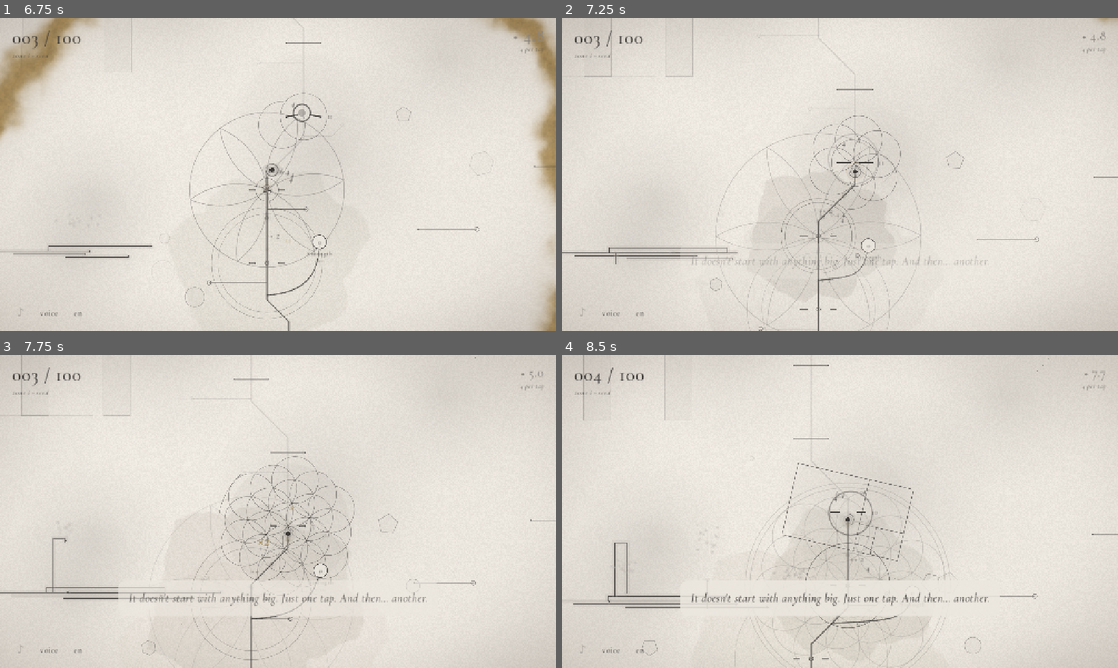
Above: before the commit, frames 1-4 (two rows, left to right).
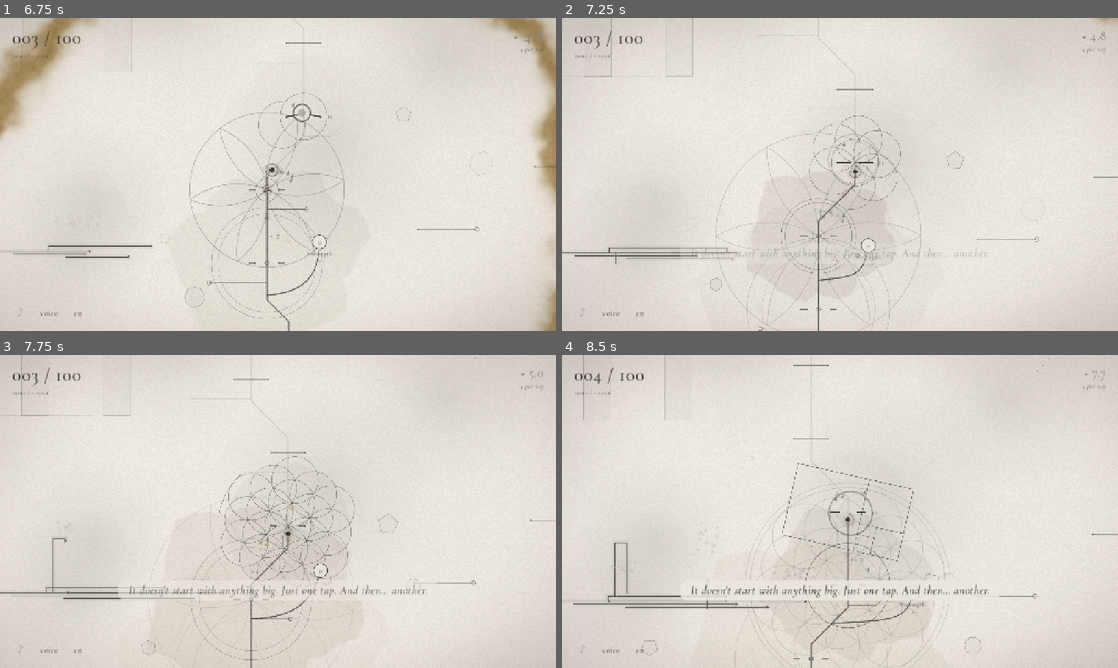
Above: after the commit, the same moments.

Repository: pablopalma/just-tap-repository
Game: Godot game, scene res://tools/trailer.tscn
The game is run twice, just before and just after one commit, with the same random seed, the same clock (stepped at 60 frames per second) and the same inputs. This scene is started directly instead of the project's main scene. Sound files missing from this copy of the repository are replaced by a short silence.
Inputs (mouse positions are in pixels of both pictures, inside the frame that each line leads up to):
- Up to frame 1 (6.75 s): click "beta · anonymous play data: on" at 0.5 s; click "beta · anonymous play data: o…" at 1.25 s; click "beta · anonymous play data: on" at 2 s; click "beta · anonymous play data: o…" at 2.75 s; tap Enter (ui_accept) at 3.5, 3.77, 4.07, 4.52, 4.82 s; move the mouse to (400, 158) at 3.52 s; hold Right (ui_right) 3.53-4.28 s; hold Space 3.53-4.28 s; click (400, 158) at 3.67 s; move the mouse to (166, 190) at 4.27 s; hold Down (ui_down) 4.28-5 s; tap Space at 4.35, 6.6 s; click "♪" at 5 s; move the mouse to (333, 105) at 5.77 s; hold Right (ui_right) 5.78-6.53 s; hold Space 5.78-6.53 s; move the mouse to (250, 237) at 6.52 s; hold Up (ui_up) from 6.53 s (still down); click (250, 237) at 6.67 s
- Up to frame 2 (7.25 s): keep holding Up (ui_up); tap Enter (ui_accept) at 6.77, 7.07 s
- Up to frame 3 (7.75 s): move the mouse to (444, 558) at 7.27 s; release Up (ui_up) at 7.28 s; hold Left (ui_left) from 7.28 s (still down); hold Space from 7.28 s (still down); tap Enter (ui_accept) at 7.52 s
- Up to frame 4 (8.5 s): keep holding Left (ui_left); tap Enter (ui_accept) at 7.82, 8.27 s; move the mouse to (673, 464) at 8.02 s; release Space at 8.03 s; tap Space at 8.1 s

Frame 1 is identical in both runs. In frame 2, 0.4% of the frame differs, in the area x 23-77%, y 73-84%; in frame 3, 0.9%; in frame 4, 1.5%, in the area x 21-79%, y 73-84%.

Commit message:
El fondo de los subtítulos, a la medida de cada frase; 0.17.3-beta
El fondo conservaba el alto de una frase larga anterior: una corta
quedaba en un recuadro enorme. Ahora se vuelve a medir con cada frase.

Co-Authored-By: Claude Opus 5.5 <noreply@anthropic.com>

Diff:
--- a/scripts/build_flags.gd
+++ b/scripts/build_flags.gd
@@ -22,7 +22,7 @@
 const TREE_INLINE := true
 
 ## Shown in the play data so balance can be compared between builds.
-const VERSION := "0.17.2-beta"
+const VERSION := "0.17.3-beta"
 
 ## Google Apps Script web app that receives the beta play data (docs/beta-datos.md). Empty: nothing
 ## is recorded and the title screen does not offer the switch.
--- a/scripts/ui/screens.gd
+++ b/scripts/ui/screens.gd
@@ -319,6 +319,12 @@
 		_label.size = Vector2(w, 0)
 		var y := 0.905 if cinema else (0.15 if high else 0.72)
 		_label.position = Vector2((size.x - w) * 0.5, size.y * y)
+		# and just as tall: a label keeps the height of a longer line it showed before (wrapped to
+		# more rows at its old width) until it is measured again at the new one
+		_fit_height.call_deferred()
+
+	func _fit_height() -> void:
+		_label.size.y = _label.get_minimum_size().y
 
 	func show_line(text: String, duration: float) -> void:
 		_label.text = text
